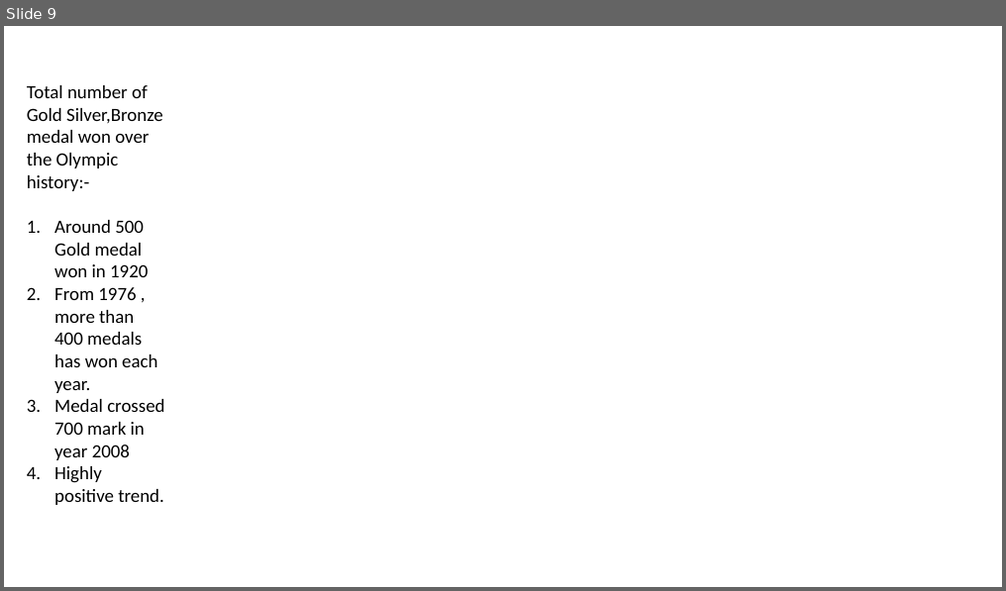
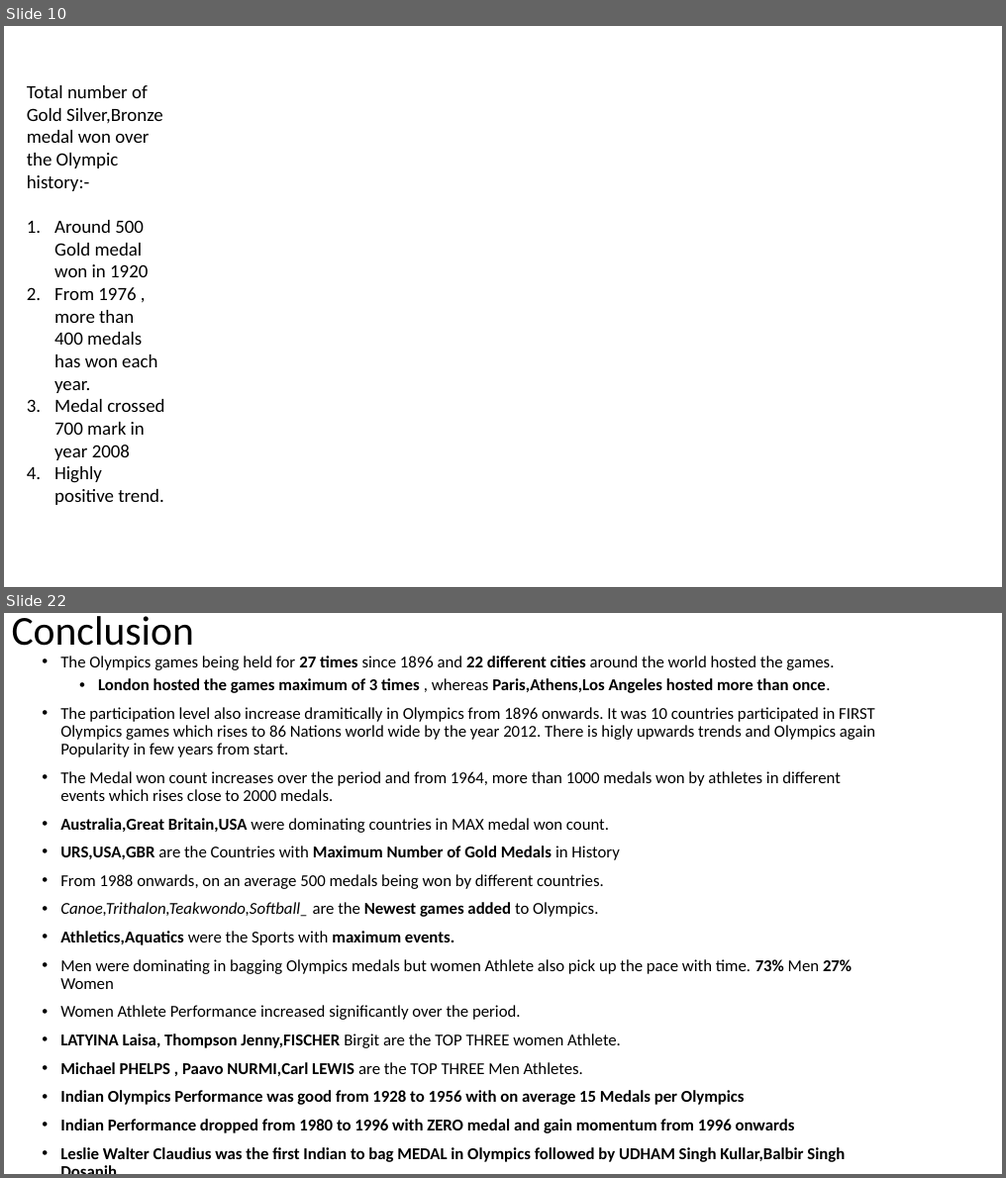
Before and after one commit to harjeet31/Summer-Olympics-EDA, a slide deck: Summer Olympics - EDA.pptx. Shown one above the other, each under a label of ours: slide 9 before the commit, slides 10 and 22 after it; the slides between them are not shown. The pictures are 1006x591 and 1006x1178 pixels, drawn with LibreOffice and Linux fonts; fonts in the diff are those of the drawing; background and template pictures are left out. Boxes give left, top, right and bottom in pixels: in the first picture for what was removed or moved away, otherwise in the second. Text is boxed around its words. In the diff, an @@ line names an element or a change of style, - is before the commit and + after.

```diff
--- a/Summer Olympics - EDA.pptx
+++ b/Summer Olympics - EDA.pptx
@@ slide 22 added at (x1=4, y1=613, x2=1002, y2=1174), background #FFFFFF @@
@@ title added at (x1=12, y1=616, x2=194, y2=646), 39.6 pt, text #000000 @@
+Conclusion
@@ text added at (x1=60, y1=656, x2=875, y2=1162), 16 pt, text #000000 @@
+• The Olympics games being held for 27 times since 1896 and 22 different cities around the world hosted the games.
+  • London hosted the games maximum of 3 times , whereas Paris,Athens,Los Angeles hosted more than once.
+• The participation level also increase dramitically in Olympics from 1896 onwards. It was 10 countries participated in FIRST Olympics games which rises to 86 Nations world wide by the year 2012. There is higly upwards trends and Olympics again Popularity in few years from start.
+• The Medal won count increases over the period and from 1964, more than 1000 medals won by athletes in different events which rises close to 2000 medals.
+• Australia,Great Britain,USA were dominating countries in MAX medal won count.
+• URS,USA,GBR are the Countries with Maximum Number of Gold Medals in History
+• From 1988 onwards, on an average 500 medals being won by different countries.
+• Canoe,Trithalon,Teakwondo,Softball_ are the Newest games added to Olympics.
+• Athletics,Aquatics were the Sports with maximum events.
+• Men were dominating in bagging Olympics medals but women Athlete also pick up the pace with time. 73% Men 27% Women
+• Women Athlete Performance increased significantly over the period.
+• LATYINA Laisa, Thompson Jenny,FISCHER Birgit are the TOP THREE women Athlete.
+• Michael PHELPS , Paavo NURMI,Carl LEWIS are the TOP THREE Men Athletes.
+• Indian Olympics Performance was good from 1928 to 1956 with on average 15 Medals per Olympics
+• Indian Performance dropped from 1980 to 1996 with ZERO medal and gain momentum from 1996 onwards
+• Leslie Walter Claudius was the first Indian to bag MEDAL in Olympics followed by UDHAM Singh Kullar,Balbir Singh Dosanjh
@@ what was slide 9 is now slide 10 @@
```
Also in this commit, not shown: 5 slides changed, 13 other slides added, 2 slides removed, 2 other files.
